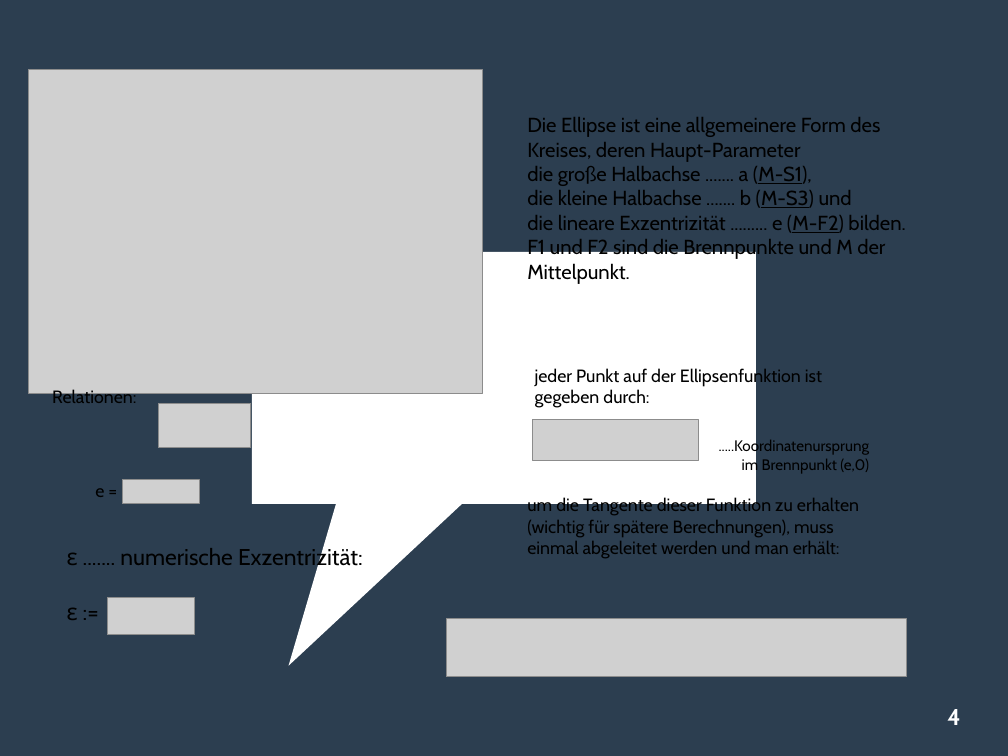
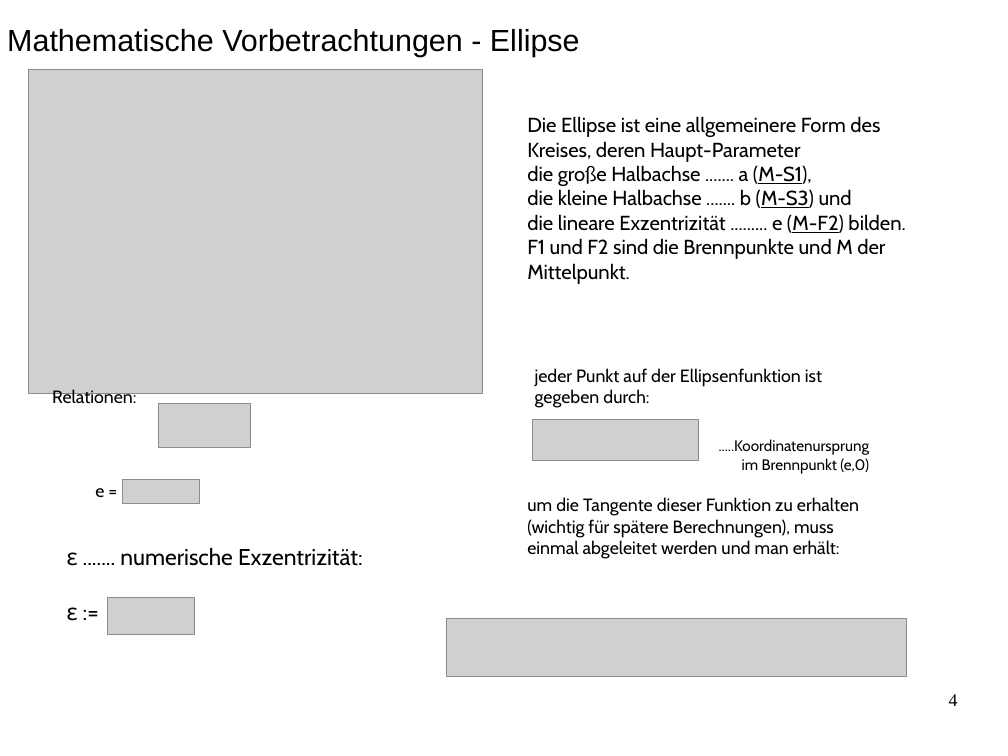
Before and after one commit to x1LL1x/sonnensystem, a slide deck: slide 4 of Präsentation/Projektpräsentation_Sonnensystem.odp. Drawn at 1008x756 pixels with LibreOffice and Linux fonts; fonts in the diff are those of the drawing; grey boxes stand for pictures. Boxes give left, top, right and bottom in pixels: in the first picture for what was removed or moved away, otherwise in the second. Text is boxed around its words. In the diff, an @@ line names an element or a change of style, - is before the commit and + after.

```diff
--- a/Präsentation/Projektpräsentation_Sonnensystem.odp
+++ b/Präsentation/Projektpräsentation_Sonnensystem.odp
@@ background #2C3E50 to #FFFFFF @@
@@ title added at (x1=7, y1=29, x2=580, y2=57), 24 pt, text #000000 @@
+Mathematische Vorbetrachtungen - Ellipse
@@ speech box removed at (x1=252, y1=252, x2=756, y2=505) @@
@@ page number moved from (x1=947, y1=709, x2=960, y2=725) to (x1=949, y1=694, x2=958, y2=706) @@
@@ page number at (x1=949, y1=694, x2=958, y2=706): size 18 to 14 pt, font Cabin to Times New Roman, text colour #FFFFFF to #000000, bold off; alignment centre to right; vertical alignment middle to top @@
```
Also in this commit, not shown: 3 other slides changed, 5 slides added, 1 slide removed, 7 other files.
